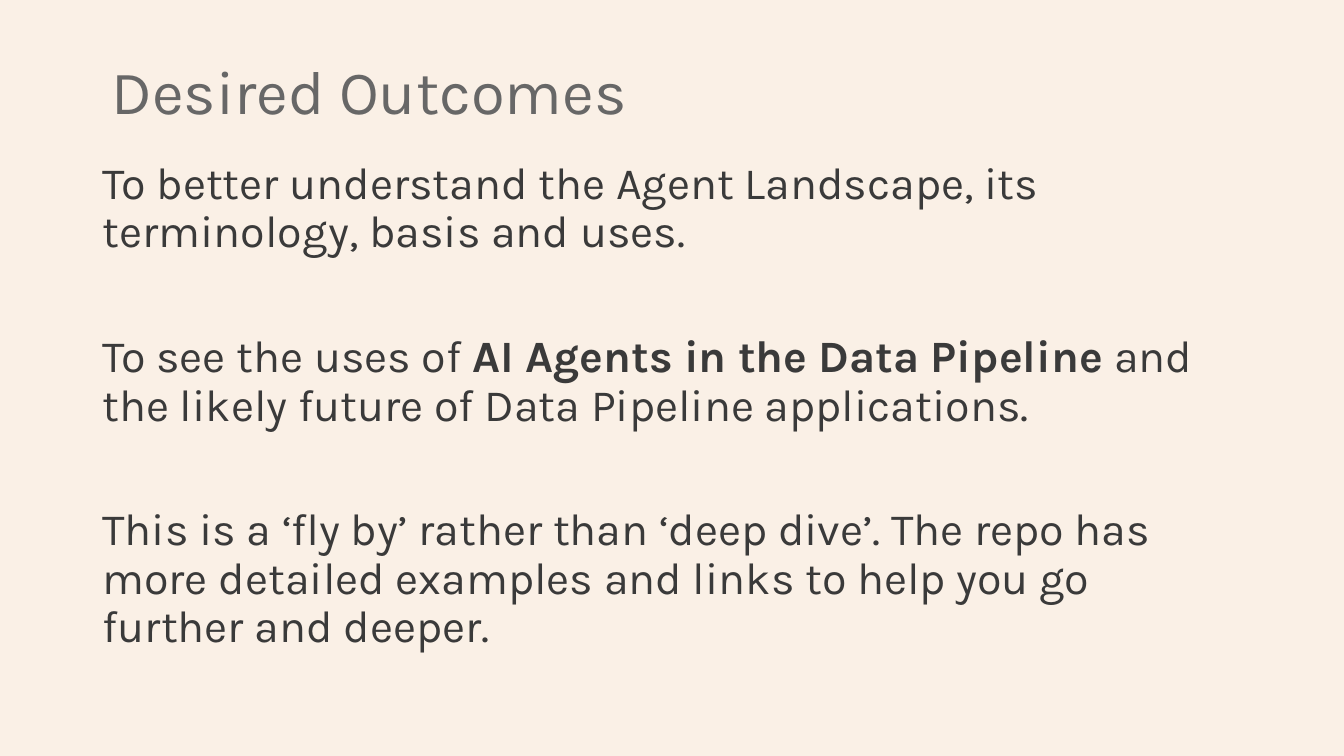
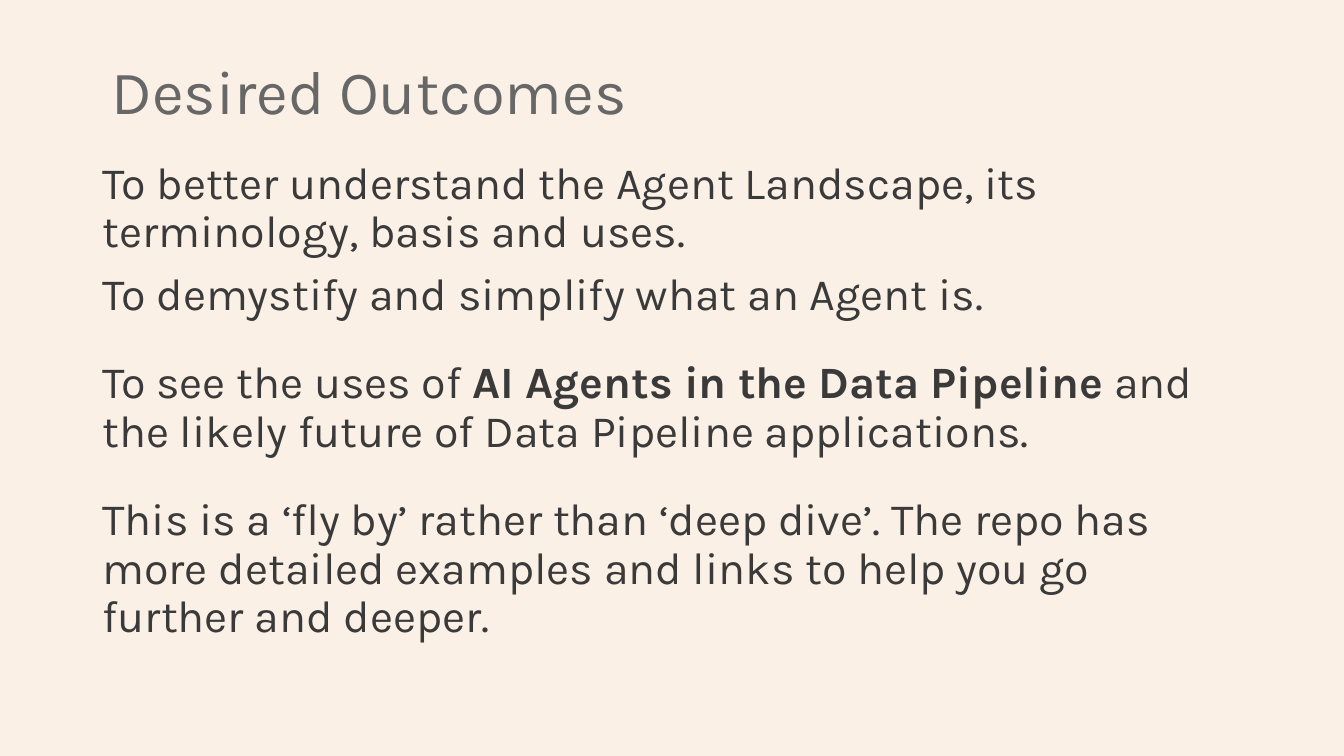
Before and after one commit to Python-Test-Engineer/earl2025, a slide deck: slide 2 of AI_Agents_in_the_Data_Pipeline.pptx. Drawn at 1344x756 pixels with LibreOffice and Linux fonts; fonts in the diff are those of the drawing. Boxes give left, top, right and bottom in pixels: in the first picture for what was removed or moved away, otherwise in the second. Text is boxed around its words. In the diff, an @@ line names an element or a change of style, - is before the commit and + after.

```diff
--- a/AI_Agents_in_the_Data_Pipeline.pptx
+++ b/AI_Agents_in_the_Data_Pipeline.pptx
@@ text at [102,279,983,321]: paragraph added @@
+To demystify and simplify what an Agent is.
```
Also in this commit, not shown: 7 other slides changed, 2 slides added, 1 slide removed, 7 other files.
